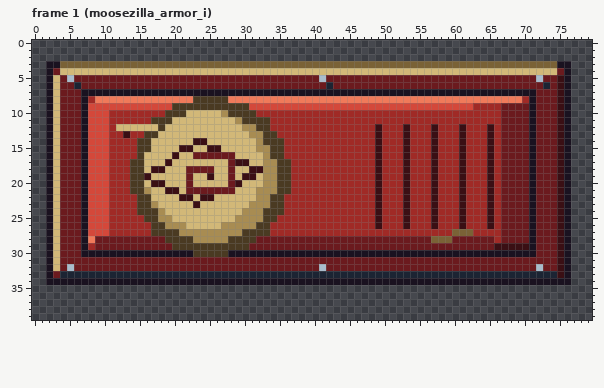
Pixel-art file: game/art-src/enemies/moosezilla_armor.aseprite. The picture above was drawn from the file before the commit.
80x40 pixels, 5 frames. Shown: frame 1 (moosezilla_armor_i). The commit also changed other frames, which this record leaves out.
After:
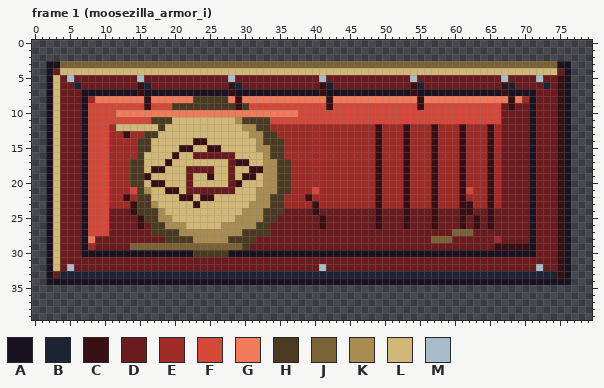
Palette (. is transparent): A #1a1220  B #1c2433  C #3a0f14  D #6b1a1e  E #a02a26  F #d4483a  G #f07a5a  H #4a3a22  J #7a6236  K #a88c52  L #d2b878  M #a9bccb
The exact change:
Frame 1 (moosezilla_armor_i):
y 5: x 15 D -> M; x 28 D -> M; x 54 D -> M; x 67 D -> M
y 6: x 15..16 DD -> CB; x 28..29 DD -> CB; x 41 D -> C; x 54..55 DD -> CB; x 67..68 DD -> CB
y 7: x 15 A -> C; x 28 A -> C; x 41 A -> C; x 54 A -> C; x 67 A -> C
y 8: x 16 G -> C; x 29 G -> C; x 42 G -> C; x 55 G -> C; x 68 G -> C
y 9: x 16 F -> C; x 29 H -> C; x 42 F -> C; x 55 F -> C; x 63..66 EEEE -> FFFF; x 68 D -> C
y 10: x 11..66 EEEEEEEEHHHLLLLLKHHHHEEEEEEEEEEEEEEEEEEEEEEEEEEEEEEEEEEE -> FGGGGGGGGGGGGGGGGGGGGGGGGGGFFFFFFFFFFFFFFFFFFFFFFFFFFFFF
y 11: x 11..16 EEEEEE -> FFFFFF; x 34..66 EEEEEEEEEEEEEEEEEEEEEEEEEEEEEEEEE -> FFFFFFFFFFFFFFFFFFFFFFFFFFFFFFFFF
y 21: x 14 H -> F; x 40 E -> F; x 62 E -> F
y 22: x 13 E -> C; x 39 E -> C
y 23: x 14 E -> C; x 40 E -> C; x 62 E -> C
y 24: x 11..14 EEEE -> DDDC; x 36..48 EEEEEEEEEEEEE -> DDDDCDDDDDDDD; x 50..52 EEE -> DDD; x 54..56 EEE -> DDD; x 58..60 EEE -> DDD; x 62..64 EEE -> CDD; x 66 E -> D
y 25: x 11..15 EEEEE -> DDDDC; x 35..48 EEEEEEEEEEEEEE -> DDDDDDCDDDDDDD; x 50..52 EEE -> DDD; x 54..56 EEE -> DDD; x 58..60 EEE -> DDD; x 62..64 EEE -> DCD; x 66 E -> D
y 26: x 11..16 EEEEEE -> DDDDCD; x 34..48 EEEEEEEEEEEEEEE -> DDDDDDDCDDDDDDD; x 50..52 EEE -> DDD; x 54..56 EEE -> DDD; x 58..60 EEE -> DDD; x 62..64 EEE -> DCD; x 66 E -> D
y 27: x 11..16 EEEEEE -> DDDDDD; x 34..59 EEEEEEEEEEEEEEEEEEEEEEEEEE -> DDDDDDDDDDDDDDDDDDDDDDDDDD; x 63..66 EEEE -> DDDD
y 29: x 14..29 DDDDDDHHHHHHHHHH -> JJJJJJJJJJJJJJJJ
